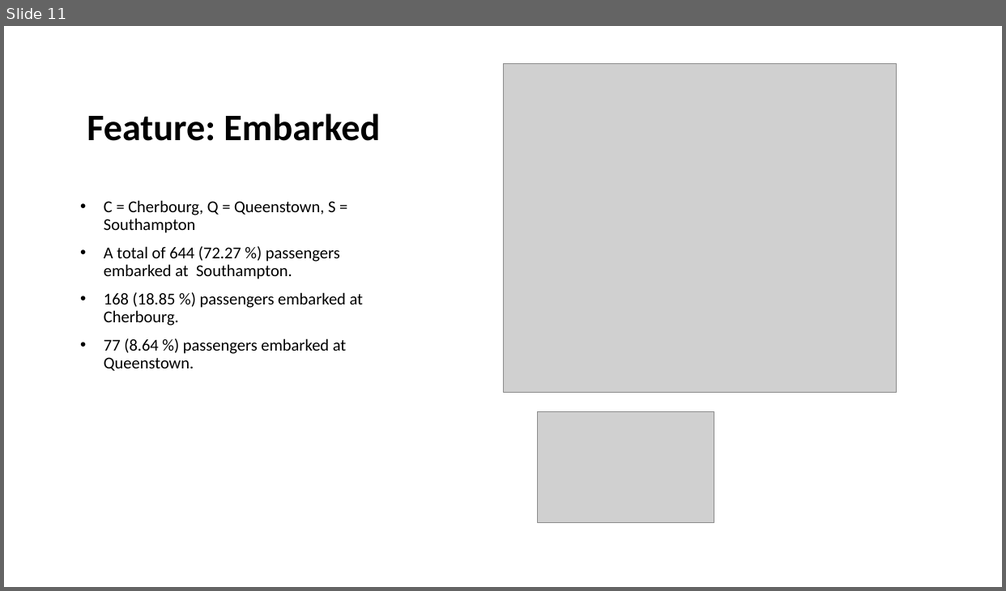
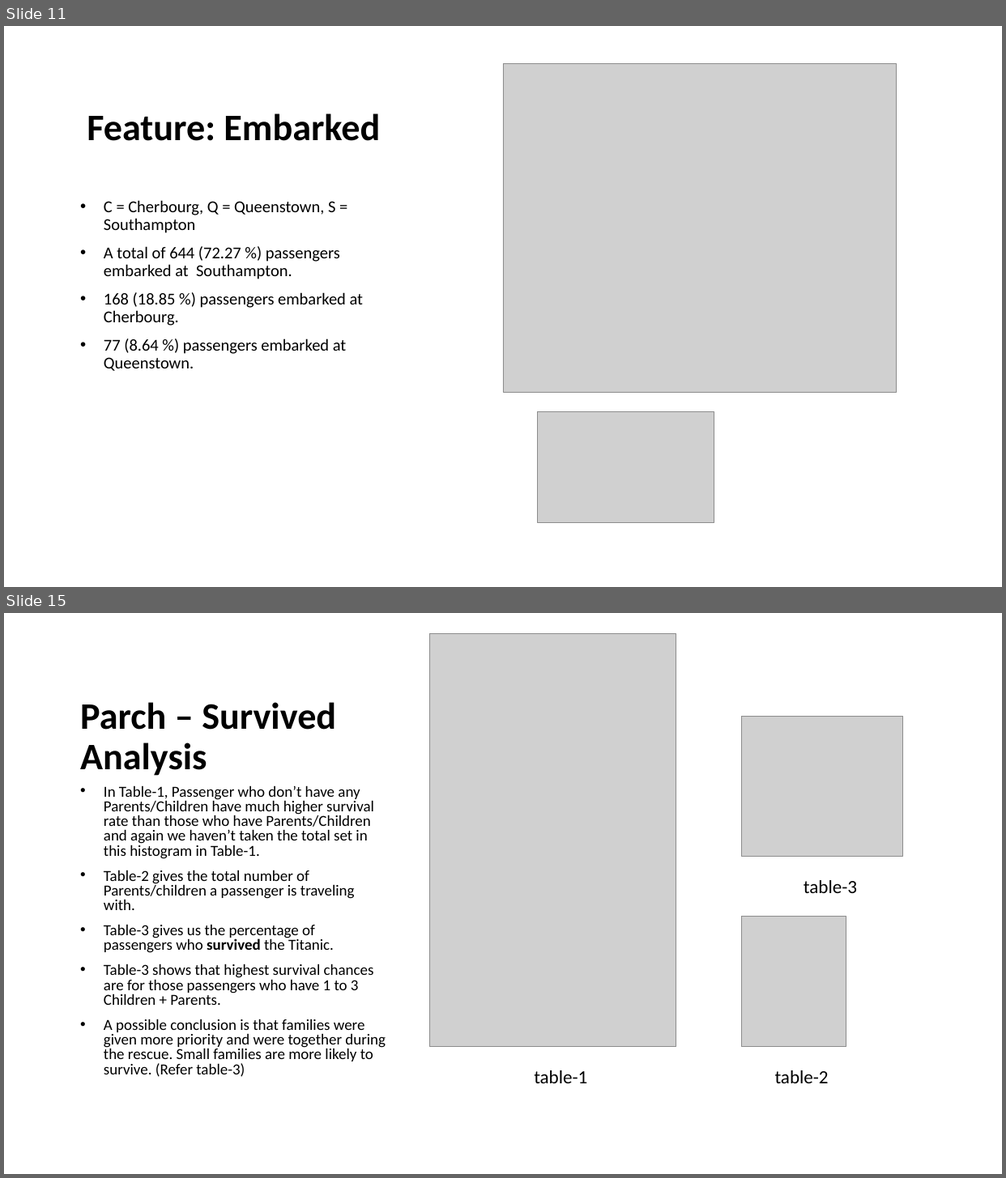
Before and after one commit to Visque/Titanic, a slide deck: ppt.pptm. Shown one above the other, each under a label of ours: slide 11 before the commit, slides 11 and 15 after it; the slides between them are not shown. The pictures are 1006x591 and 1006x1178 pixels, drawn with LibreOffice and Linux fonts; fonts in the diff are those of the drawing; grey boxes stand for pictures. Boxes give left, top, right and bottom in pixels: in the first picture for what was removed or moved away, otherwise in the second. Text is boxed around its words. In the diff, an @@ line names an element or a change of style, - is before the commit and + after.

```diff
--- a/ppt.pptm
+++ b/ppt.pptm
@@ slide 15 added at (4,613,1002,1174), background #FFFFFF @@
@@ picture added at (430,634,676,1047) @@
@@ title added at (80,702,336,776), 36 pt, text #000000, bold @@
+Parch – Survived Analysis
@@ picture added at (741,717,903,857) @@
@@ text added at (104,786,386,1077), 14.8 pt, text #000000 @@
+• In Table-1, Passenger who don’t have any Parents/Children have much higher survival rate than those who have Parents/Children and again we haven’t taken the total set in this histogram in Table-1.
+• Table-2 gives the total number of Parents/children a passenger is traveling with.
+• Table-3 gives us the percentage of passengers who survived the Titanic.
+• Table-3 shows that highest survival chances are for those passengers who have 1 to 3 Children + Parents.
+• A possible conclusion is that families were given more priority and were together during the rescue. Small families are more likely to survive. (Refer table-3)
@@ text added at (803,880,857,893), 18 pt, text #000000 @@
+table-3
@@ picture added at (741,916,846,1046) @@
@@ text added at (534,1071,587,1084), 18 pt, text #000000 @@
+table-1
@@ text added at (775,1071,829,1084), 18 pt, text #000000 @@
+table-2
```
Also in this commit, not shown: 3 slides changed, 11 other slides added, 1 slide removed.
